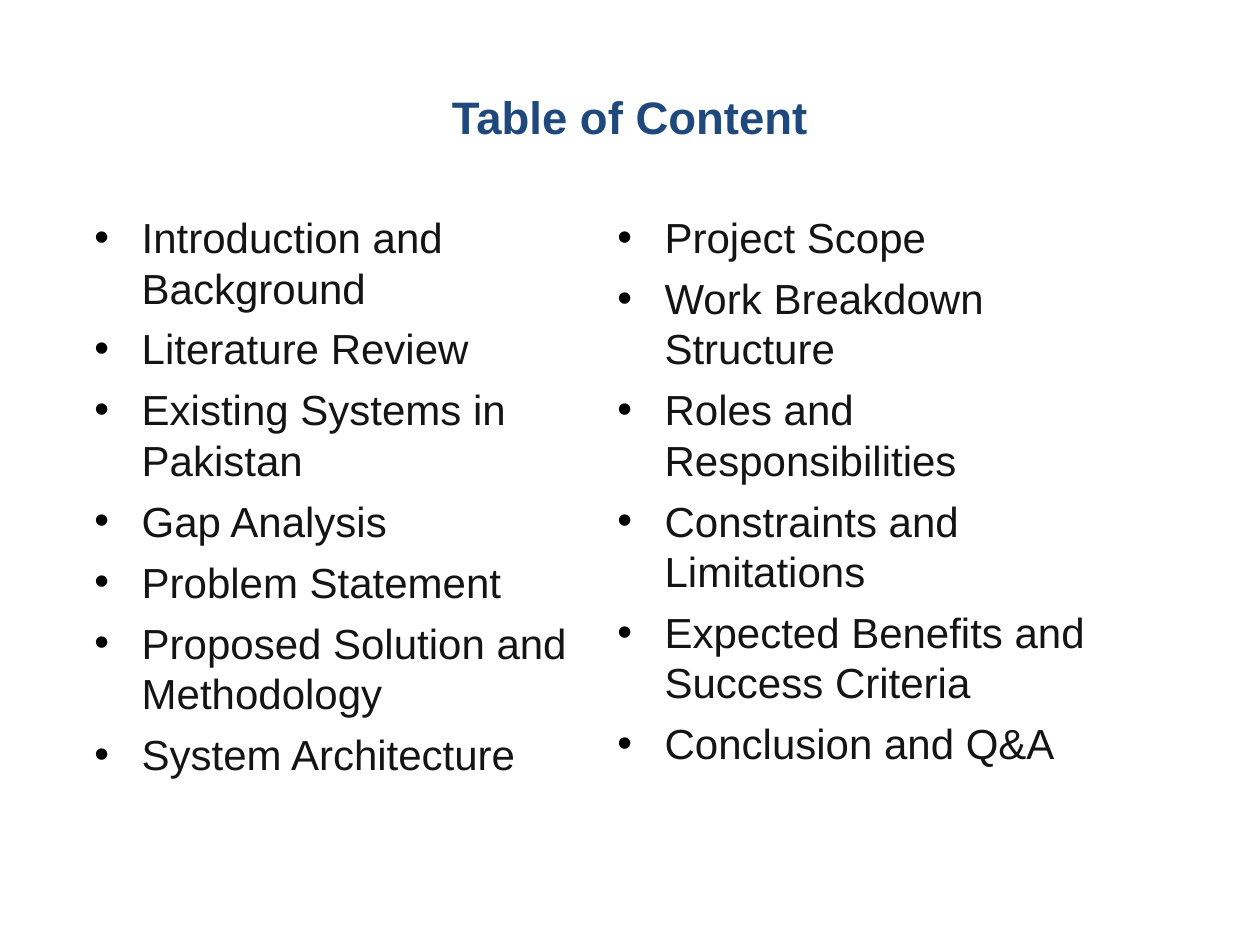
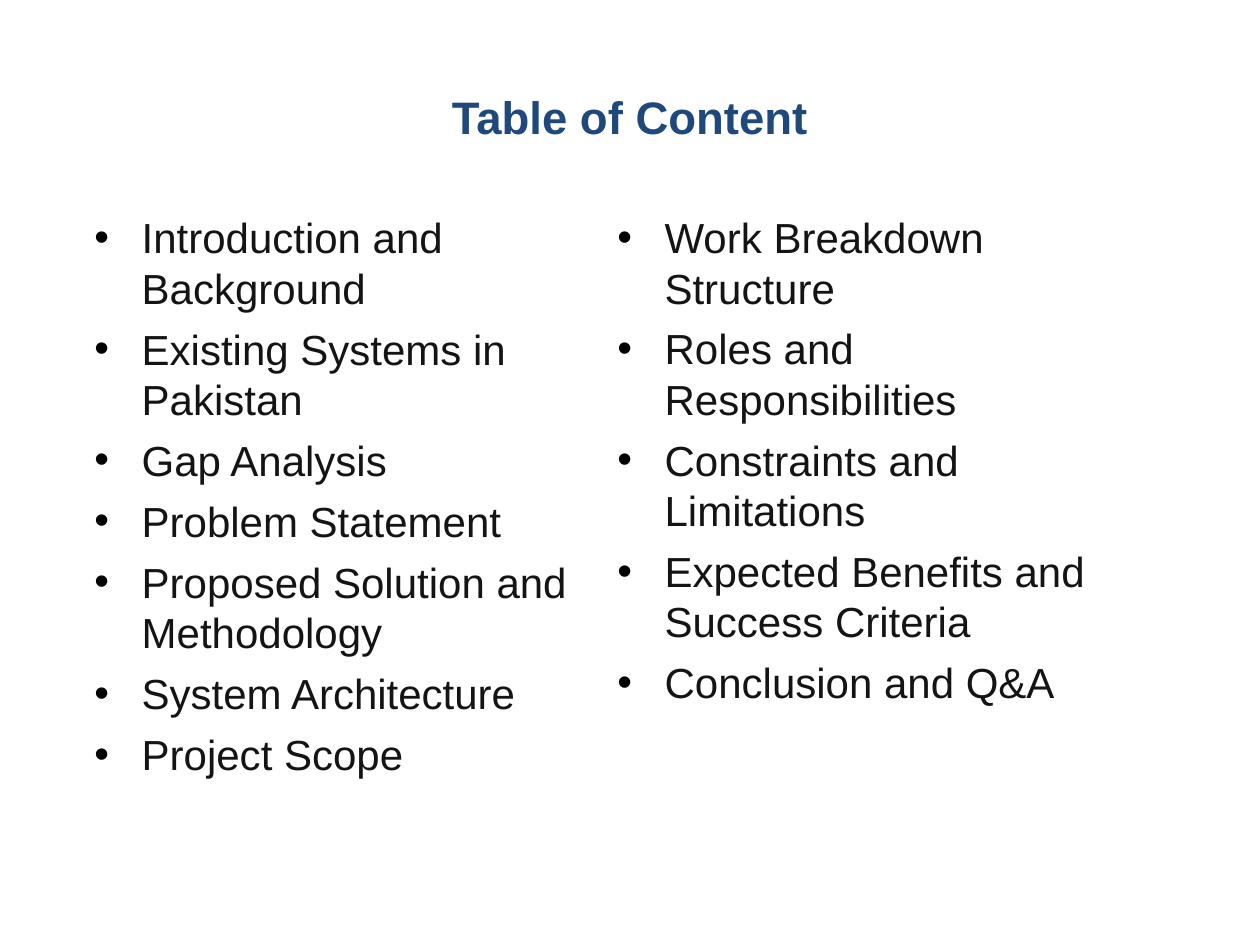
Before and after one commit to Sharaiz333/FYPBSCS_Digital-FIR-blockchain_2026, a slide deck: slide 3 of Final_Digital_FIR_Final_FYP_Presentation.pptx. Drawn at 1260x945 pixels with LibreOffice and Linux fonts; fonts in the diff are those of the drawing; background and template pictures are left out. Boxes give left, top, right and bottom in pixels: in the first picture for what was removed or moved away, otherwise in the second. Text is boxed around its words. In the diff, an @@ line names an element or a change of style, - is before the commit and + after.

Commit message:
Updated project presentation slides

```diff
--- a/Final_Digital_FIR_Final_FYP_Presentation.pptx
+++ b/Final_Digital_FIR_Final_FYP_Presentation.pptx
@@ text at (x1=665, y1=222, x2=926, y2=262): paragraph removed @@
-• Project Scope
@@ text at (x1=142, y1=333, x2=469, y2=365): paragraph removed @@
-• Literature Review
@@ text at (x1=142, y1=739, x2=403, y2=778): paragraph added @@
+• Project Scope
```
Also in this commit, not shown: 2 other files.
